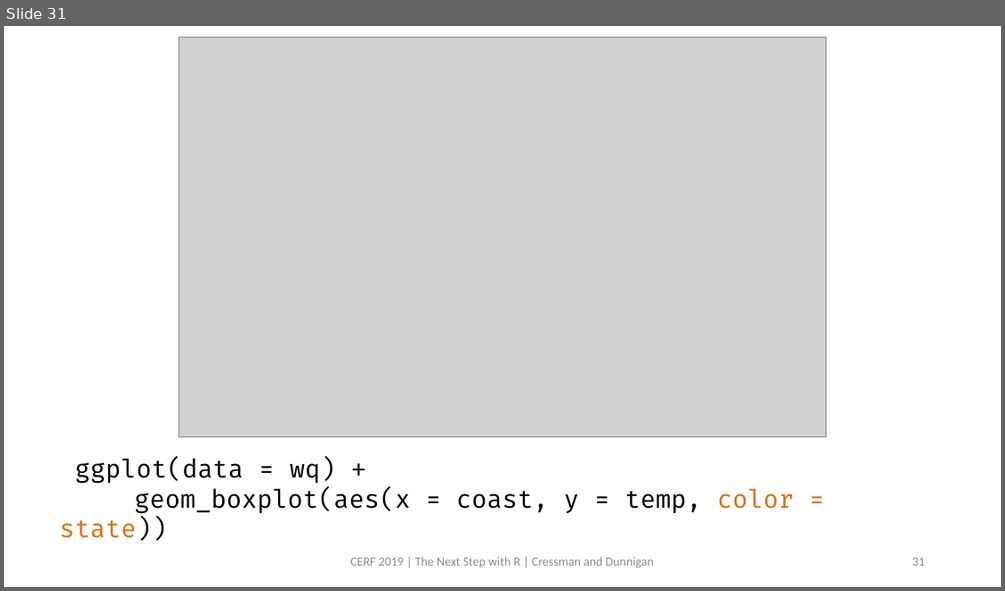
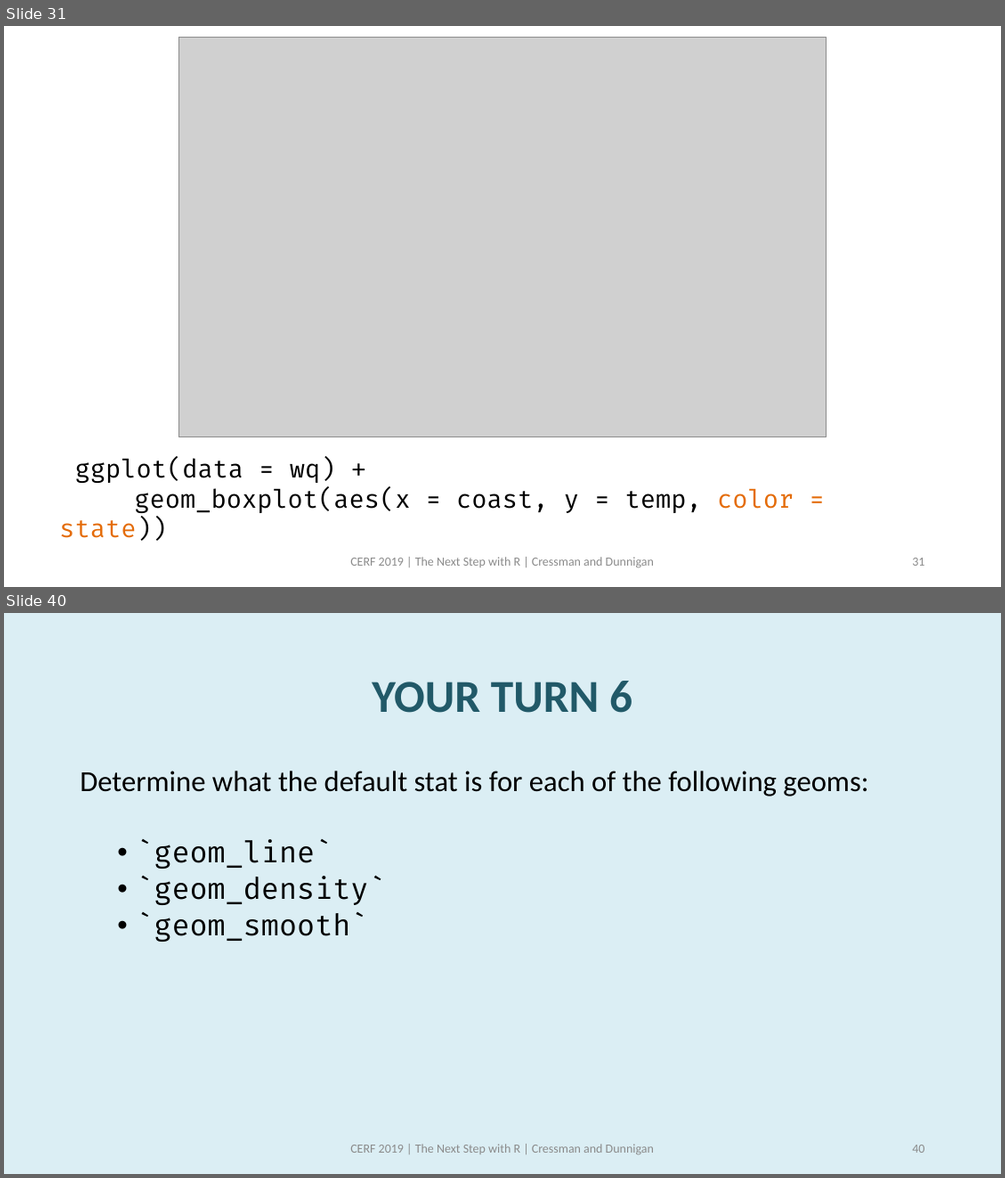
Before and after one commit to swmpkim/2019_CERF, a slide deck: slides/01_Visualize.pptx. Shown one above the other, each under a label of ours: slide 31 before the commit, slides 31 and 40 after it; the slides between them are not shown. The pictures are 1005x591 and 1005x1178 pixels, drawn with LibreOffice and Linux fonts; fonts in the diff are those of the drawing; grey boxes stand for pictures. Boxes give left, top, right and bottom in pixels: in the first picture for what was removed or moved away, otherwise in the second. Text is boxed around its words. In the diff, an @@ line names an element or a change of style, - is before the commit and + after.

```diff
--- a/slides/01_Visualize.pptx
+++ b/slides/01_Visualize.pptx
@@ slide 40 added at <box>4,613,1001,1174</box>, background #DBEEF4 @@
@@ title added at <box>372,681,632,713</box>, 44 pt, text #215968, bold @@
+YOUR TURN 6
@@ text added at <box>80,771,868,941</box>, 28 pt, text #000000 @@
+Determine what the default stat is for each of the following geoms:
+  • `geom_line`
+  • `geom_density`
+  • `geom_smooth`
@@ text added at <box>350,1143,654,1154</box>, 12 pt, text #8C8C8C @@
+CERF 2019 | The Next Step with R | Cressman and Dunnigan
@@ page number added at <box>912,1144,924,1152</box>, 12 pt, text #8C8C8C @@
+40
```
Also in this commit, not shown: 14 slides changed, 17 other slides added, 1 other file.
